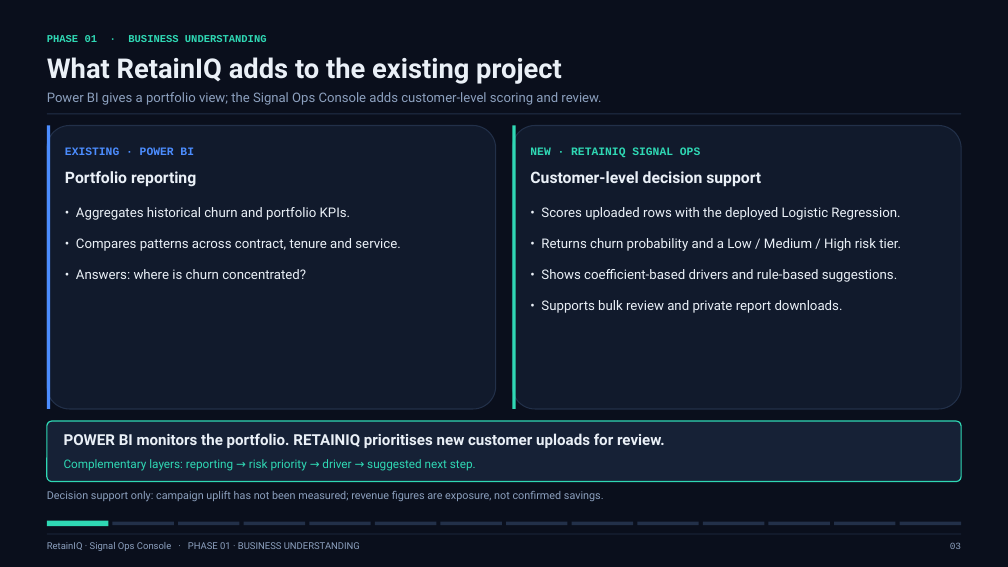
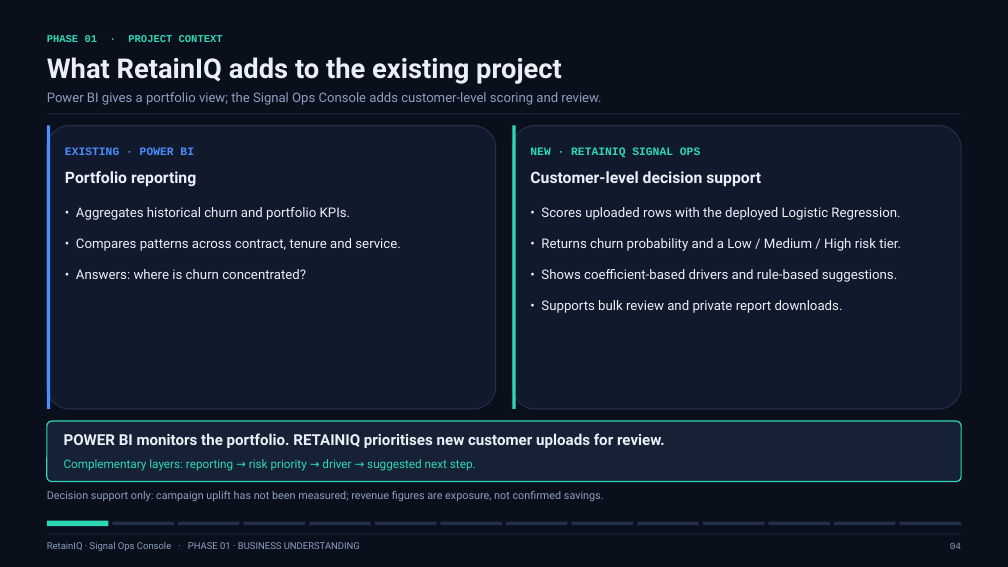
Before and after one commit to Logesh0247/RetainIQ_Signal_Ops_Console, a slide deck: slide 4 of presentation/RetainIQ_Project_Review.pptx (slide 3 before the commit). Drawn at 1008x567 pixels with LibreOffice and Linux fonts; fonts in the diff are those of the drawing. Boxes give left, top, right and bottom in pixels: in the first picture for what was removed or moved away, otherwise in the second. Text is boxed around its words. In the diff, an @@ line names an element or a change of style, - is before the commit and + after.

Commit message:
Restore Business Understanding as its own slide
Keep the original business-problem content on slide 3, place the Power BI vs RetainIQ comparison on slide 4, and move data collection to slide 5. Restore the closing page; the deck remains within the 25-slide limit.

```diff
--- a/presentation/RetainIQ_Project_Review.pptx
+++ b/presentation/RetainIQ_Project_Review.pptx
@@ text at (x1=47, y1=35, x2=223, y2=42): text changed @@
-PHASE 01 · BUSINESS UNDERSTANDING
+PHASE 01 · PROJECT CONTEXT
```
Also in this commit, not shown: 16 other slides changed, 1 slide added, 2 other files.
